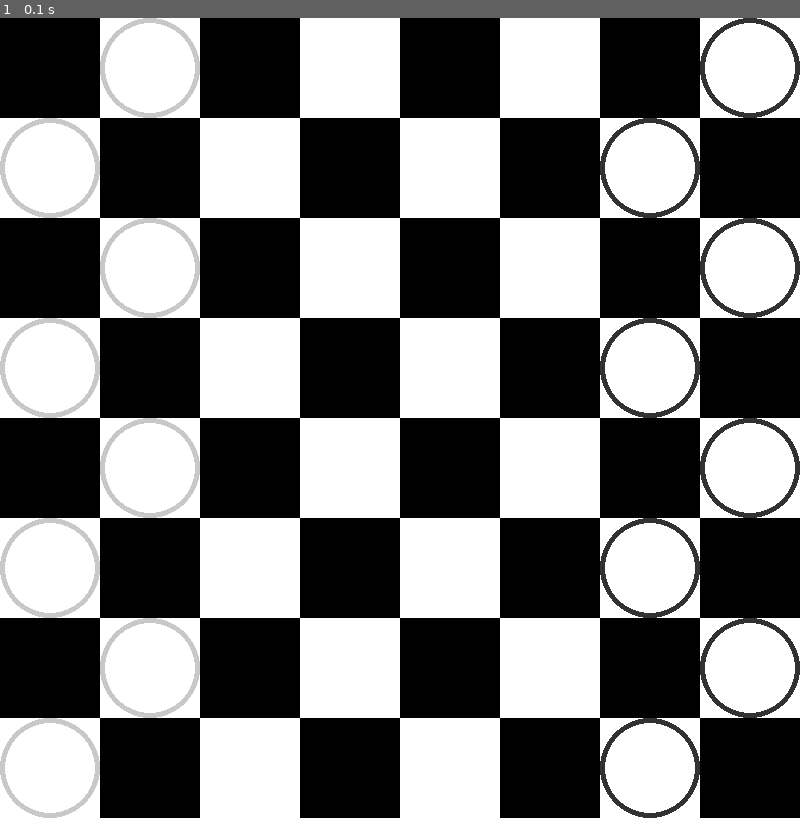
Above: before the commit, frame 1.
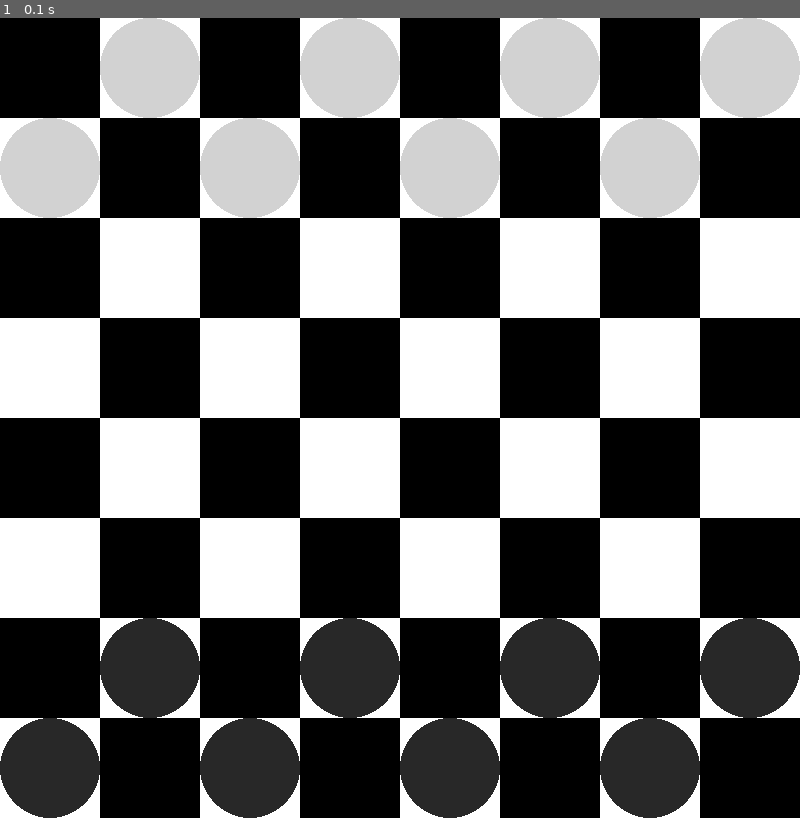
Above: after the commit, the same moment.

Repository: scooler/checkers
Game: pygame game, started from main.py
Two runs of this game, one before a commit and one after it. Both use one fixed random seed, a clock stepped at 60 frames per second and the inputs below.
Inputs:
- Up to frame 1 (0.1 s): no input

The runs differ from the first frame. In frame 1, 20% of the frame differs, in the area x 0-100%, y 0-100%.

Commit message:
Improve players display

Diff:
--- a/game/board.py
+++ b/game/board.py
@@ -67,8 +67,9 @@
     return False
 
   def show(self):
-    print(self.board)
-    print(self.players_board)
+    # print(self.board)
+    # print(self.players_board)
+    return
 
 
   # def player(self, player_no):
--- a/game/displays/pygame_display.py
+++ b/game/displays/pygame_display.py
@@ -4,8 +4,8 @@
 SCREEN_SIZE = (800, 800) # this has to be a square
 BLACK_COLOR = (0, 0, 0)
 WHITE_COLOR = (255, 255, 255)
-BLACK_PLAYER_COLOR = (50, 50, 50)
-WHITE_PLAYER_COLOR = (200, 200, 200)
+BLACK_PLAYER_COLOR = (40, 40, 40)
+WHITE_PLAYER_COLOR = (210, 210, 210)
 
 class PygameDisplay:
   def __init__(self, board):
@@ -35,23 +35,26 @@
       for j in range(0, self.board.y_size):
         x = self.step_x * j
         y = self.step_y * i
-        if self.board.players_board[j, i] == 1:
+        if self.board.players_board[i, j] == 1:
           self.draw_white(x , y)
         else:
-          if self.board.players_board[j, i] == 2:
+          if self.board.players_board[i, j] == 2:
+            # print('board non-white: {}, x: {}, y: {}'.format( self.board.players_board[j, i], j, i))
             self.draw_black(x , y)
 
 
   def draw_white(self, x, y):
     pos = (int(x + self.step_x/2), int(y + self.step_y/2))
     r = int(self.step_x/2)
-    pygame.draw.circle(self.window, WHITE_PLAYER_COLOR, pos, r, 5)
+    # print('WHITE pos: ({}, {}), r: {}'.format(pos[0], pos[1], r))
+    pygame.draw.circle(self.window, WHITE_PLAYER_COLOR, pos, r, r)
 
 
   def draw_black(self, x, y):
     pos = (int(x + self.step_x/2), int(y + self.step_y/2))
     r = int(self.step_x/2)
-    pygame.draw.circle(self.window, BLACK_PLAYER_COLOR, pos, r, 5)
+    # print('BLACK pos: ({}, {}), r: {}'.format(pos[0], pos[1], r))
+    pygame.draw.circle(self.window, BLACK_PLAYER_COLOR, pos, r, r)
 
   # def input(self, x, y, current_player): # here it's a raw mouse input (x & y are screen coordinates)
   #   print("x: ", x, "y: ", y)
